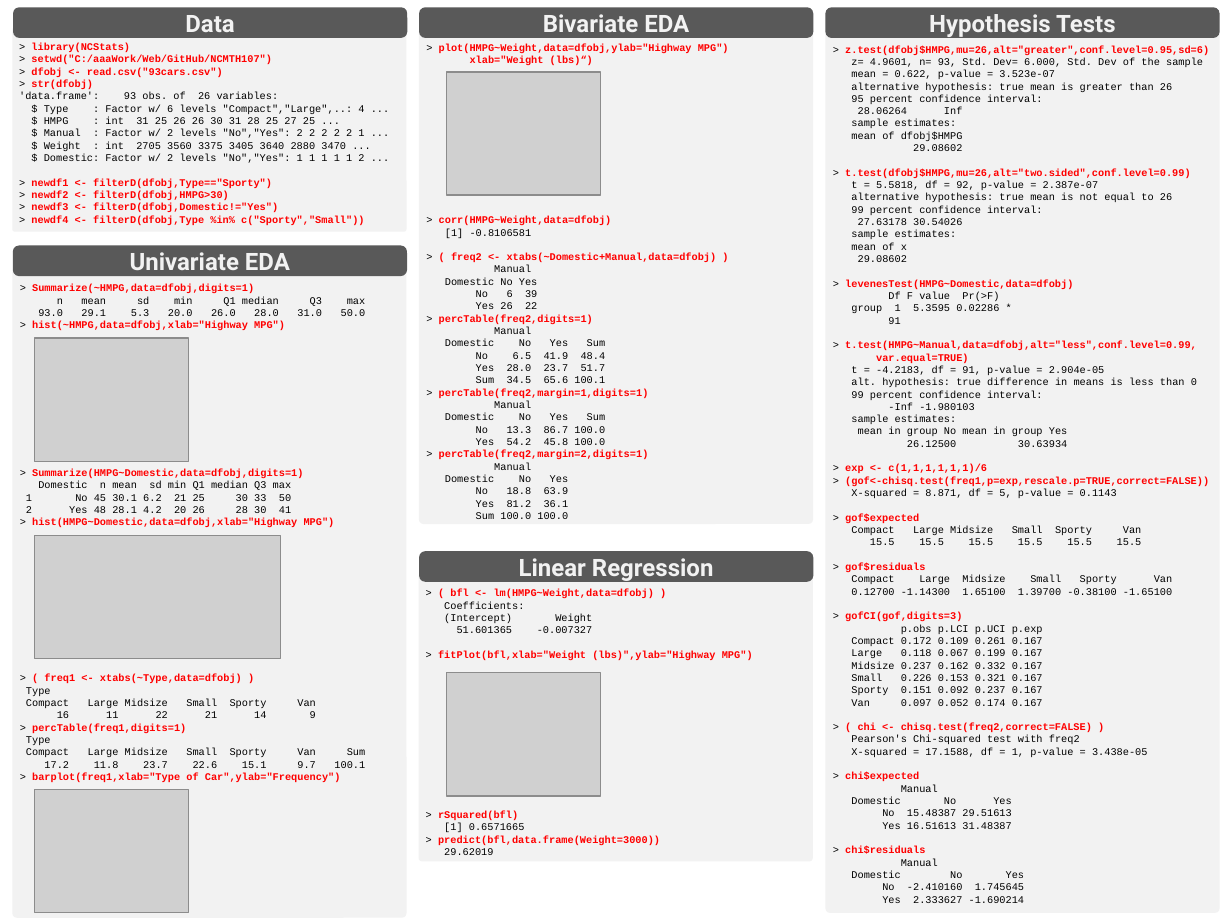
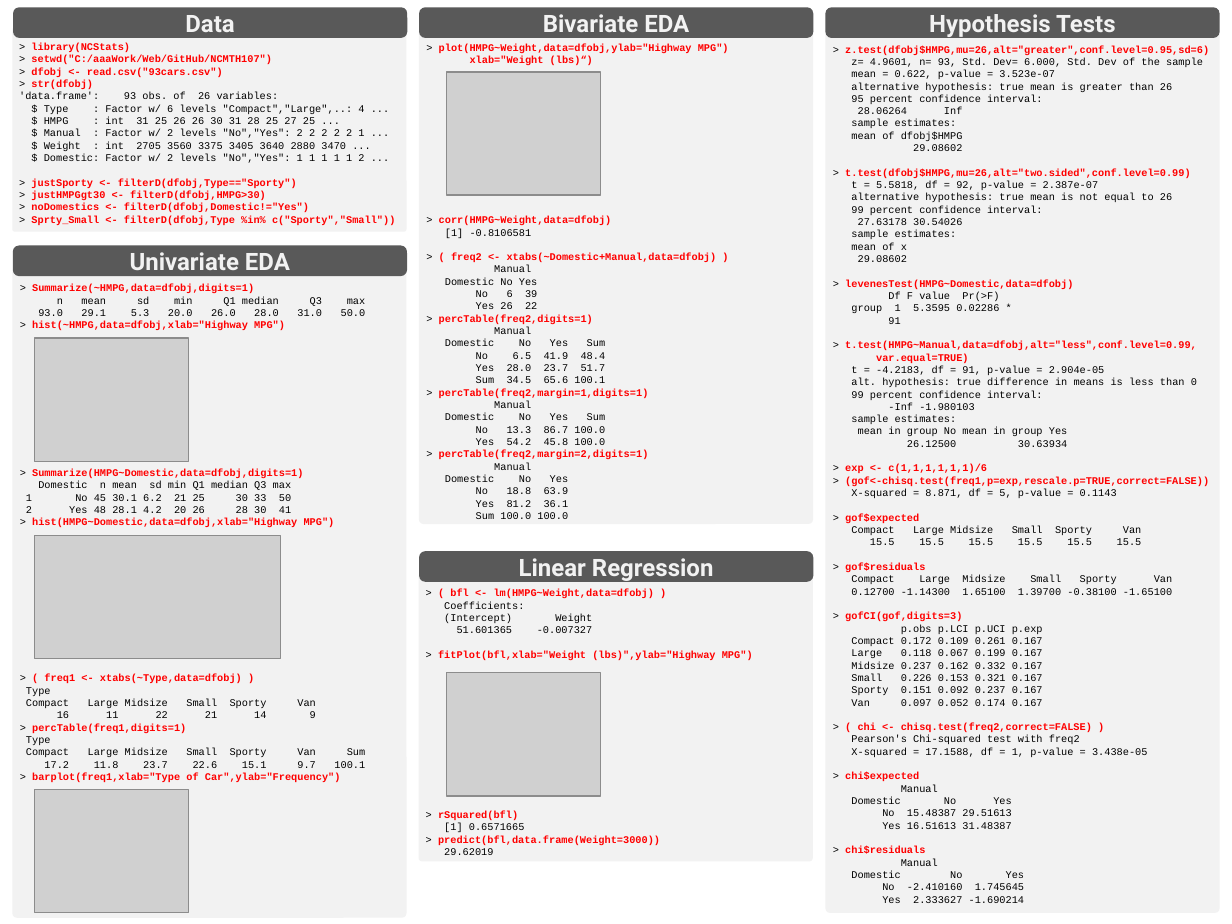
Before and after one commit to droglenc/NCMTH107, a slide deck: slide 2 of resources/MTH107-Rcheatsheet.pptx. Drawn at 1232x924 pixels with LibreOffice and Linux fonts; fonts in the diff are those of the drawing; grey boxes stand for pictures. Boxes give left, top, right and bottom in pixels: in the first picture for what was removed or moved away, otherwise in the second. Text is boxed around its words. In the diff, an @@ line names an element or a change of style, - is before the commit and + after.

```diff
--- a/resources/MTH107-Rcheatsheet.pptx
+++ b/resources/MTH107-Rcheatsheet.pptx
@@ text in rounded rectangle at <box>31,179,395,225</box>: text changed @@
-> newdf1 <- filterD(dfobj,Type=="Sporty")
-> newdf2 <- filterD(dfobj,HMPG>30)
-> newdf3 <- filterD(dfobj,Domestic!="Yes")
-> newdf4 <- filterD(dfobj,Type %in% c("Sporty","Small"))
+> justSporty <- filterD(dfobj,Type=="Sporty")
+> justHMPGgt30 <- filterD(dfobj,HMPG>30)
+> noDomestics <- filterD(dfobj,Domestic!="Yes")
+> Sprty_Small <- filterD(dfobj,Type %in% c("Sporty","Small"))
```
Also in this commit, not shown: 1 other slide changed, 4 other files.
